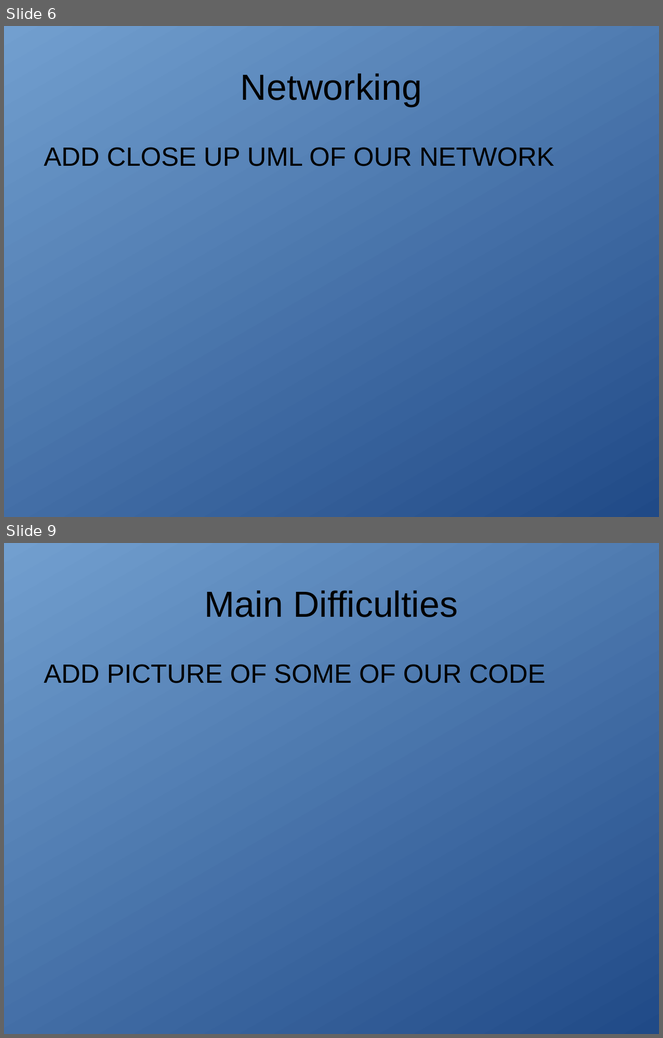
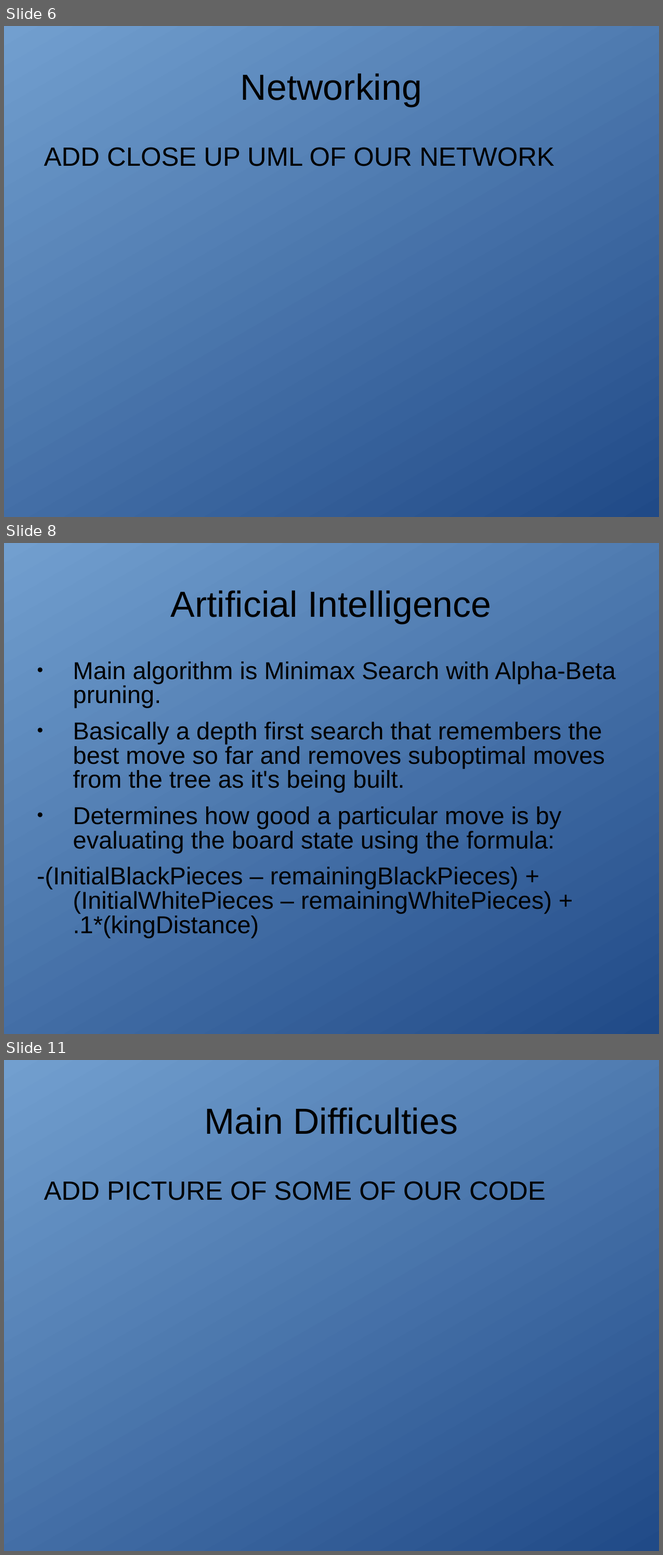
Before and after one commit to bruskajp/Hnefatafl, a slide deck: FinalProject.ppt. Shown one above the other, each under a label of ours: slides 6 and 9 before the commit, slides 6, 8 and 11 after it; the slides between them are not shown. The pictures are 663x1038 and 663x1555 pixels, drawn with LibreOffice and Linux fonts; fonts in the diff are those of the drawing. Boxes give left, top, right and bottom in pixels: in the first picture for what was removed or moved away, otherwise in the second. Text is boxed around its words. In the diff, an @@ line names an element or a change of style, - is before the commit and + after.

```diff
--- a/FinalProject.ppt
+++ b/FinalProject.ppt
@@ slide 8 added at [4,543,659,1034], background gradient #729FCF to #204A87 @@
@@ title added at [171,590,491,624], 44 pt, text #000000 @@
+Artificial Intelligence
@@ text added at [37,662,616,938], 29.6 pt, text #000000 @@
+● Main algorithm is Minimax Search with Alpha-Beta pruning.
+● Basically a depth first search that remembers the best move so far and removes suboptimal moves from the tree as it's being built.
+● Determines how good a particular move is by evaluating the board state using the formula:
+-(InitialBlackPieces – remainingBlackPieces) + (InitialWhitePieces – remainingWhitePieces) + .1*(kingDistance)
@@ what was slide 9 is now slide 11 @@
```
Also in this commit, not shown: 2 slides changed, 3 other slides added, 2 slides removed.
